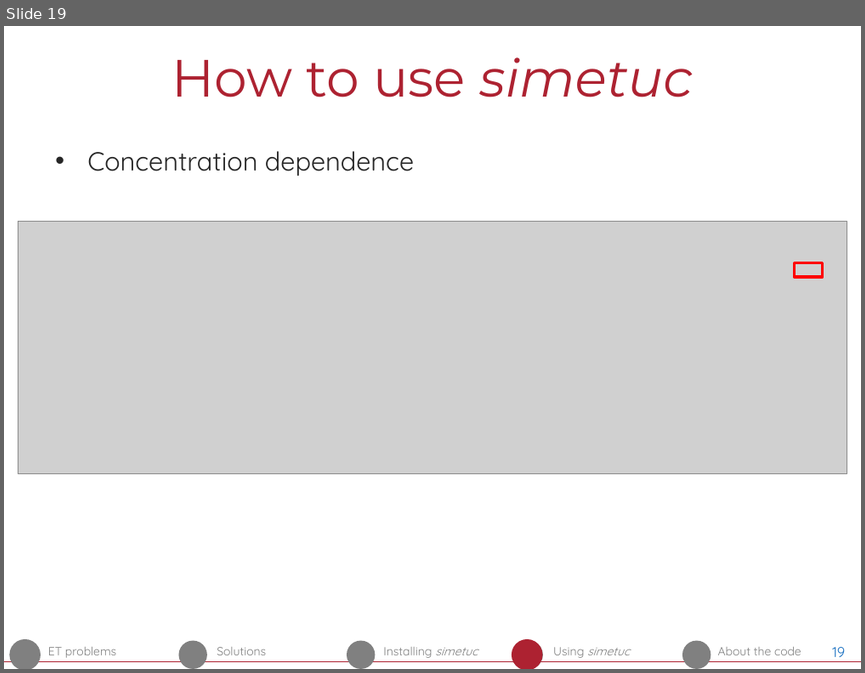
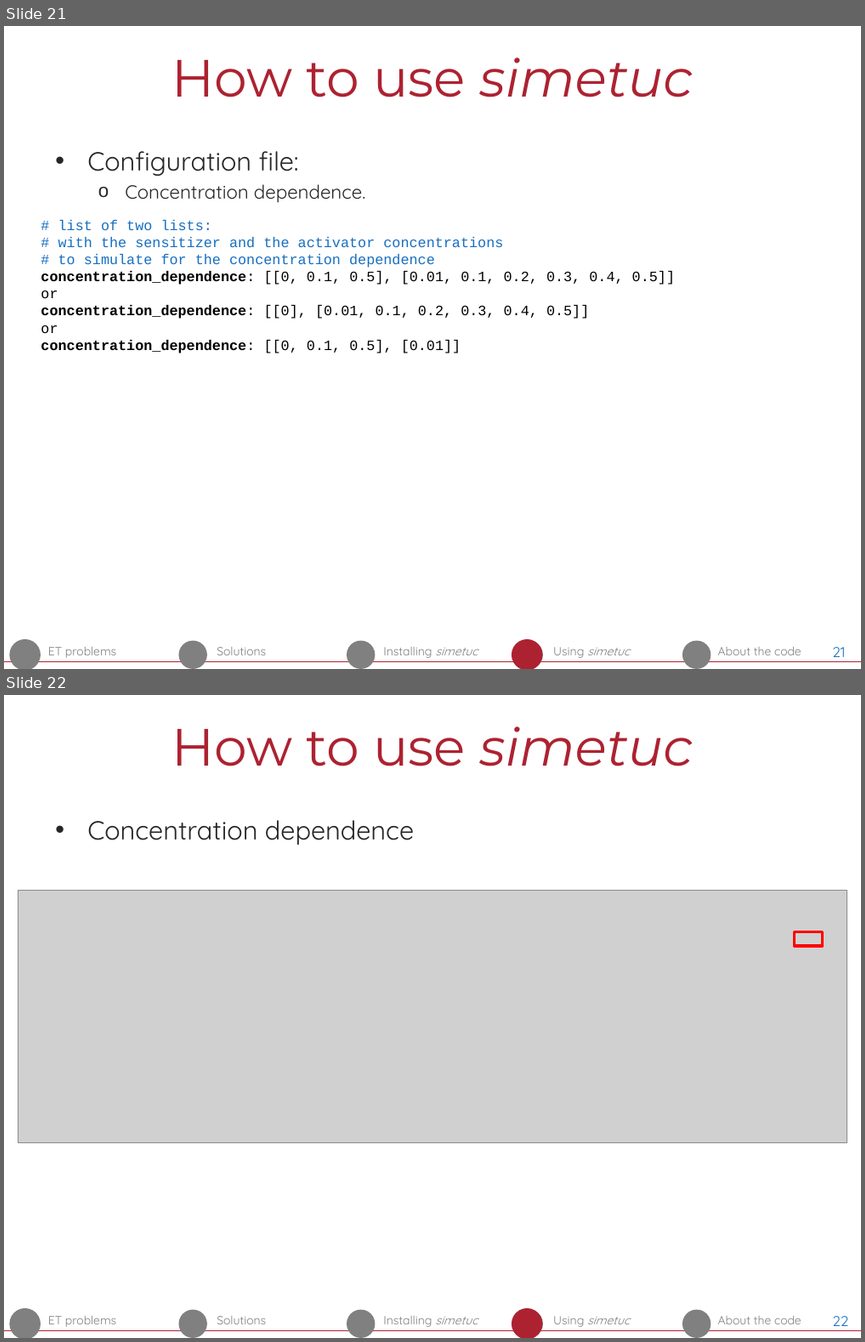
Before and after one commit to pedvide/simetuc, a slide deck: docs/simetuc_presentation/simetuc_presentation.pptx. Shown one above the other, each under a label of ours: slide 19 before the commit, slides 21 and 22 after it. The pictures are 865x673 and 865x1342 pixels, drawn with LibreOffice and Linux fonts; fonts in the diff are those of the drawing; grey boxes stand for pictures. Boxes give left, top, right and bottom in pixels: in the first picture for what was removed or moved away, otherwise in the second. Text is boxed around its words. In the diff, an @@ line names an element or a change of style, - is before the commit and + after.

```diff
--- a/docs/simetuc_presentation/simetuc_presentation.pptx
+++ b/docs/simetuc_presentation/simetuc_presentation.pptx
@@ slide 21 added at (4, 26, 861, 669), background #FFFFFF; not listed: 11 template elements that a slide beside it also shows @@
@@ title added at (172, 57, 692, 97), 44 pt, text #AD2231 @@
+How to use simetuc
@@ text added at (87, 151, 365, 203), 16 pt, text #262626 @@
+• Configuration file:
+  o Concentration dependence.
@@ text added at (41, 220, 675, 353), 12 pt, text #000000 @@
+# list of two lists:
+# with the sensitizer and the activator concentrations
+# to simulate for the concentration dependence
+concentration_dependence: [[0, 0.1, 0.5], [0.01, 0.1, 0.2, 0.3, 0.4, 0.5]]
+or
+concentration_dependence: [[0], [0.01, 0.1, 0.2, 0.3, 0.4, 0.5]]
+or
+concentration_dependence: [[0, 0.1, 0.5], [0.01]]
@@ ellipse added at (513, 641, 541, 669), fill #AD2231, outline #AD2231 2.25 pt @@
@@ page number added at (832, 646, 845, 662), 12 pt, text #176FC1 @@
+21
@@ what was slide 19 is now slide 22 @@
@@ page number at (832, 1315, 848, 1331): text changed @@
-19
+22
```
Also in this commit, not shown: 8 slides changed, 3 other slides added, 10 other files.
